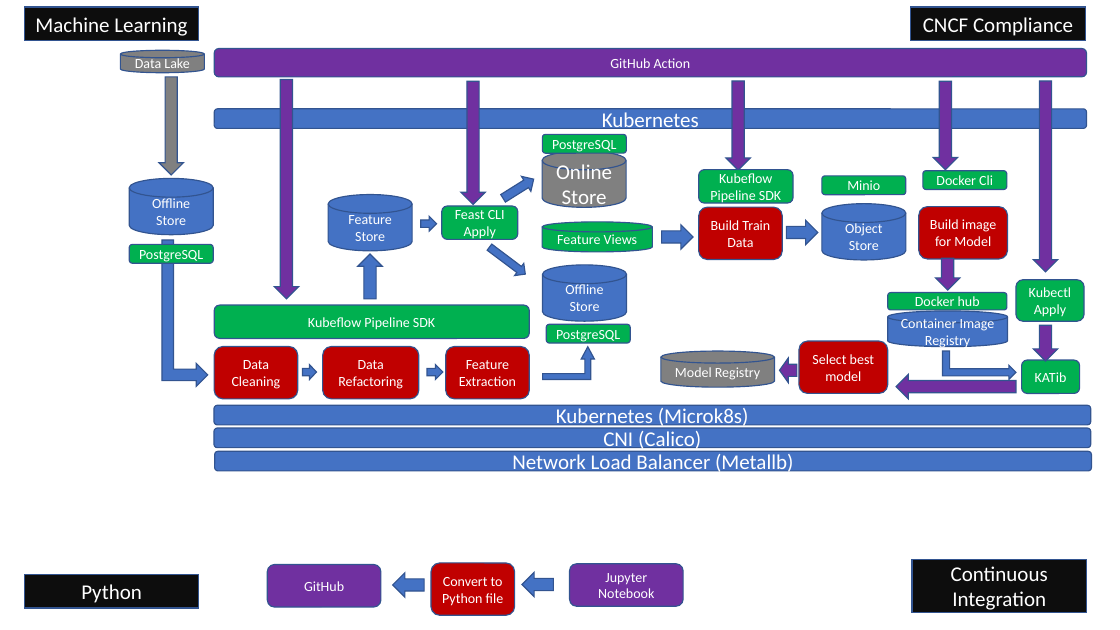
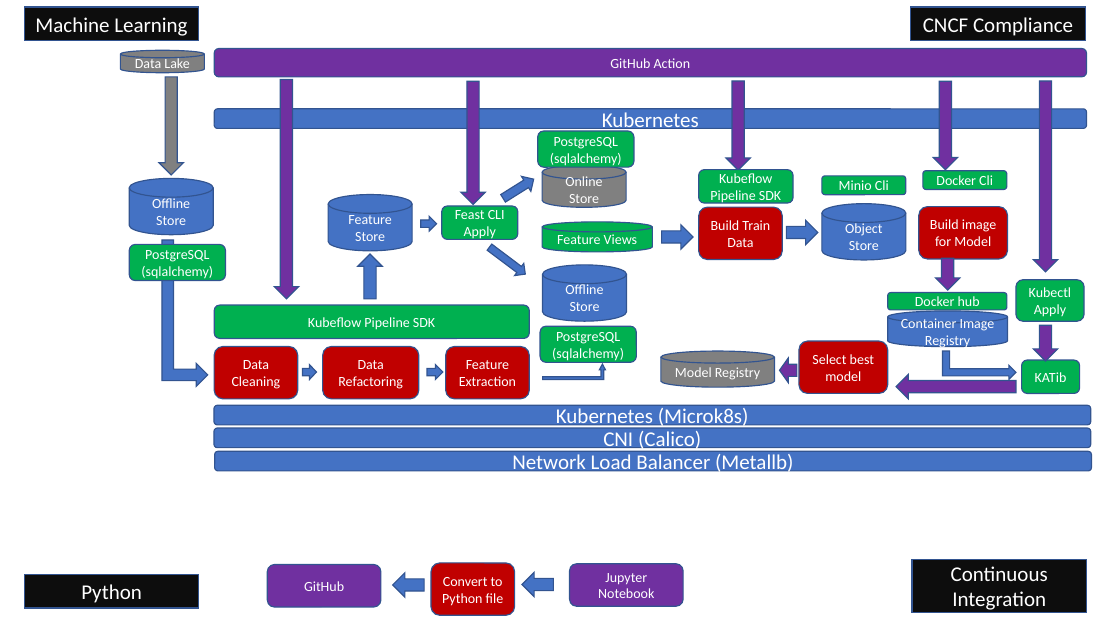
Before and after one commit to majinet/ml_workflow, a slide deck: slide 2 of Overall_Arch.pptx. Drawn at 1120x630 pixels with LibreOffice and Linux fonts; fonts in the diff are those of the drawing. Boxes give left, top, right and bottom in pixels: in the first picture for what was removed or moved away, otherwise in the second. Text is boxed around its words. In the diff, an @@ line names an element or a change of style, - is before the commit and + after.

Commit message:
First verion of Overall CI Arch

```diff
--- a/Overall_Arch.pptx
+++ b/Overall_Arch.pptx
@@ rounded rectangle "PostgreSQL": place and size @@
-rounded rectangle "PostgreSQL" at [543,134,627,153]
+rounded rectangle "PostgreSQL" at [538,131,634,167]
@@ cylinder "Online Store": place and size @@
-cylinder "Online Store" at [542,151,626,208]
+cylinder "Online Store" at [542,166,626,208]
@@ cylinder "Online Store" at [542,166,626,208]: size 18 to 12 pt @@
@@ text in rounded rectangle at [550,153,622,166]: paragraph added @@
+(sqlalchemy)
@@ text in rounded rectangle at [839,180,889,195]: text changed @@
-Minio
+Minio Cli
@@ rounded rectangle "PostgreSQL": place and size @@
-rounded rectangle "PostgreSQL" at [129,245,213,263]
+rounded rectangle "PostgreSQL" at [129,245,226,281]
@@ text in rounded rectangle at [141,266,213,279]: paragraph added @@
+(sqlalchemy)
@@ rounded rectangle "PostgreSQL": place and size @@
-rounded rectangle "PostgreSQL" at [546,324,630,343]
+rounded rectangle "PostgreSQL" at [540,326,637,362]
@@ text in rounded rectangle at [552,348,624,361]: paragraph added @@
+(sqlalchemy)
@@ bent up arrow: place and size @@
-bent up arrow at [543,347,595,380]
+bent up arrow at [543,364,606,379]
```
